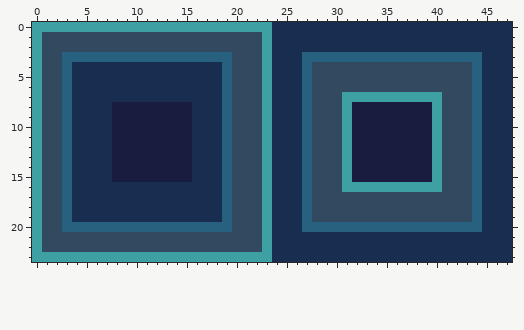
Edited in one commit: pixel-art file (Assets/assetsrc/wall.aseprite). The picture above is the old version.
48x24 pixels, 1 frame.
The same view after the edit:
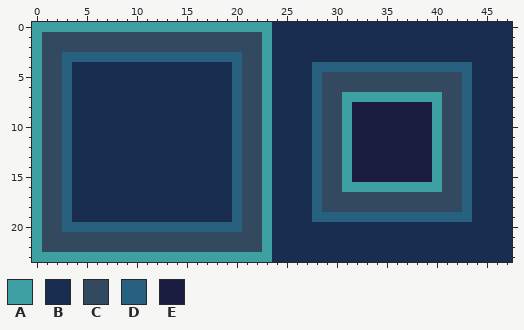
Palette (. is transparent): A #3fa0a4  B #192d50  C #32495f  D #286080  E #191b3f
Log entry: Fixing the tileset because it was garbage
From old to new:
Layer "Layer 2":
Colour B replaces colour D in row 3 at x 27 to 44; in rows 4 to 19 at x 19, 27 and 44; in row 20 at x 27 to 44.
Colour B replaces colour E in rows 8 to 15 at x 8 to 15.
Colour D replaces colour C in row 3 at x 20; in row 4 at x 20 and 28 to 43; in rows 5 to 18 at x 20, 28 and 43; in row 19 at x 20 and 28 to 43; in row 20 at x 20.
Where, in picture pixels (left, top, right, bottom), the same in both pictures:
changed: (112, 52, 242, 232)
changed: (302, 52, 482, 232)
